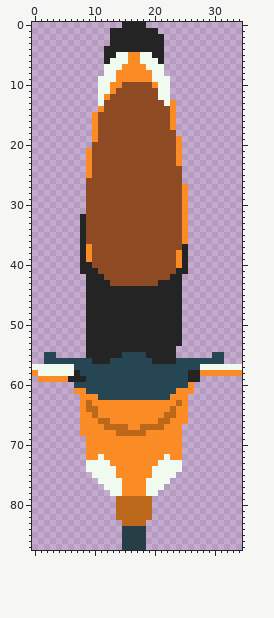
One commit to this sprite sheet: images/motorbike-motorbike1parked-001.png. Above, as it was before the edit.
The file is 35x88 pixels.
After the commit:
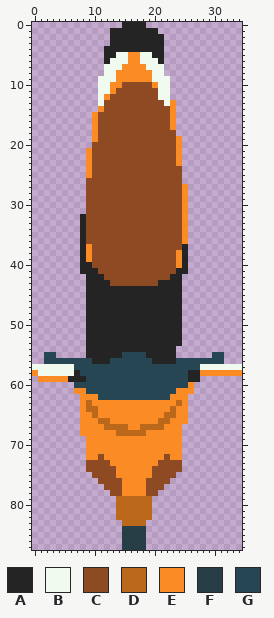
Palette (. is transparent): A #242424  B #f1faee  C #8e4a23  D #bc681b  E #fb8b24  F #273e47  G #264653
Difference:
y 72: x 11 B -> C; x 22 B -> C
y 73: x 9..12 BBBB -> CCCC; x 21..24 BBBB -> CCCC
y 74: x 9..13 BBBBB -> CCCCC; x 20..24 BBBBB -> CCCCC
y 75: x 10..13 BBBB -> CCCC; x 20..23 BBBB -> CCCC
y 76: x 11..14 BBBB -> CCCC; x 19..22 BBBB -> CCCC
y 77: x 12..14 BBB -> CCC; x 19..21 BBB -> CCC
y 78: x 13..14 BB -> CC; x 19..20 BB -> CC
Where, in picture pixels (left, top, right, bottom), the same in both pictures:
changed: (86, 454, 122, 496)
changed: (146, 454, 182, 496)
